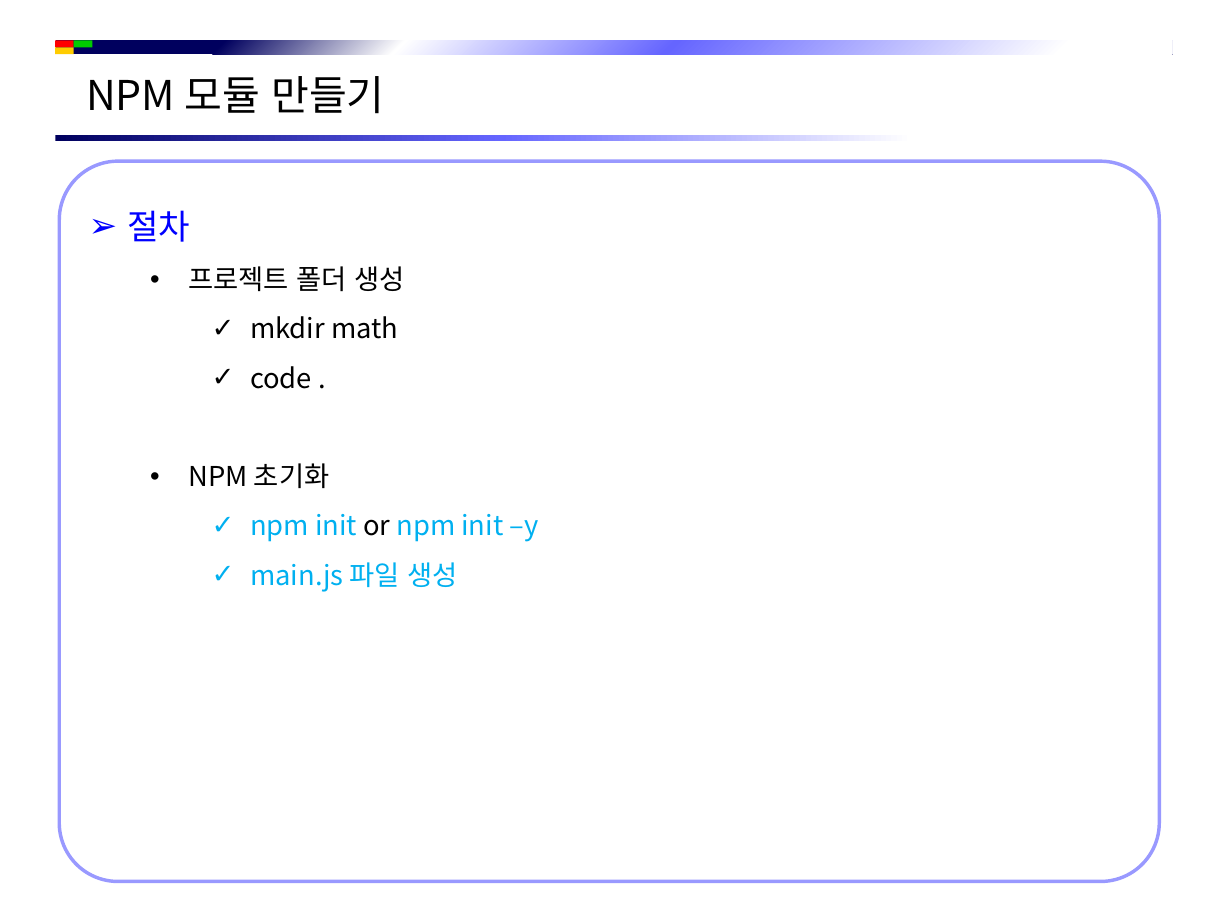
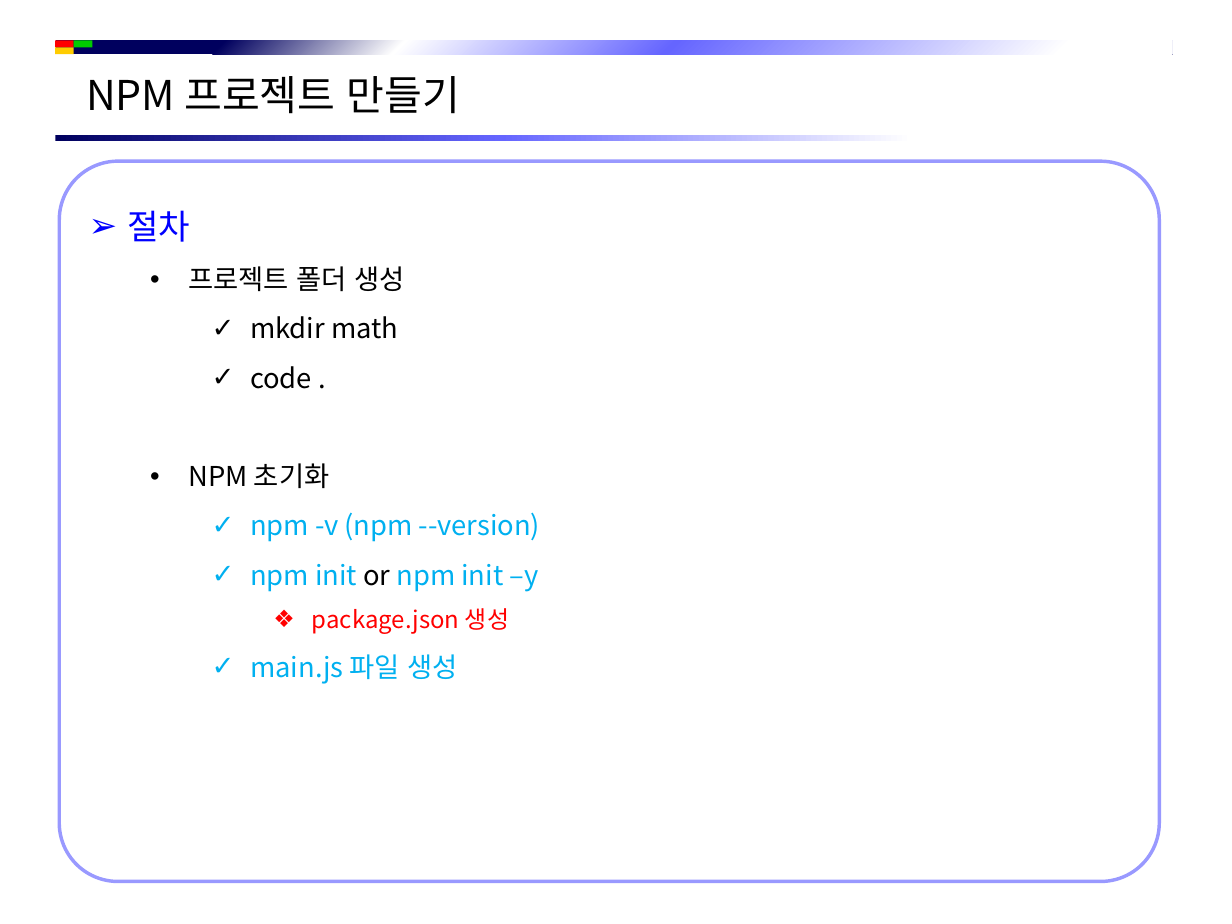
Before and after one commit to jsh-1235/Document, a slide deck: slide 10 of Back-End/NodeJS/NPM 개발 도구.pptx (slide 3 before the commit). Drawn at 1232x924 pixels with LibreOffice and Linux fonts; fonts in the diff are those of the drawing; background and template pictures are left out. Boxes give left, top, right and bottom in pixels: in the first picture for what was removed or moved away, otherwise in the second. Text is boxed around its words. In the diff, an @@ line names an element or a change of style, - is before the commit and + after.

```diff
--- a/Back-End/NodeJS/NPM 개발 도구.pptx
+++ b/Back-End/NodeJS/NPM 개발 도구.pptx
@@ text at [86, 76, 460, 114]: text changed @@
-NPM 모듈 만들기
+NPM 프로젝트 만들기
@@ text in rounded rectangle at [250, 512, 540, 542]: paragraph added @@
+    ✓ npm -v (npm --version)
@@ text in rounded rectangle at [312, 608, 509, 634]: paragraph added @@
+      ❖ package.json 생성
```
Also in this commit, not shown: 5 other slides changed, 5 slides added, 14 other files.
